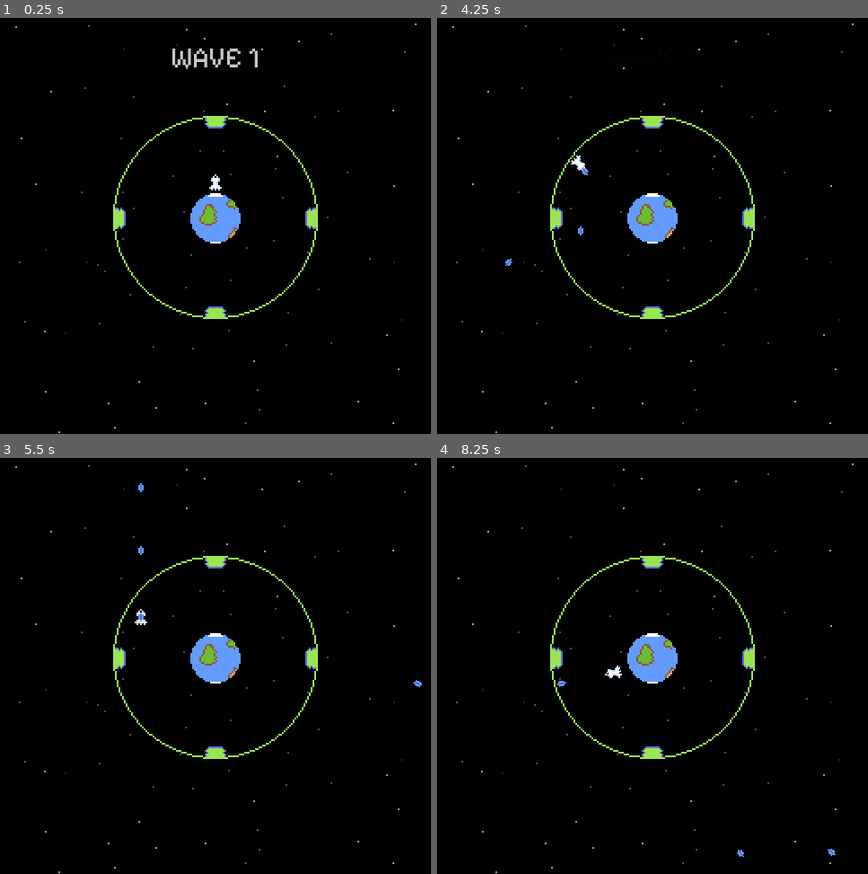
Above: before the commit, frames 1-4 (two rows, left to right).
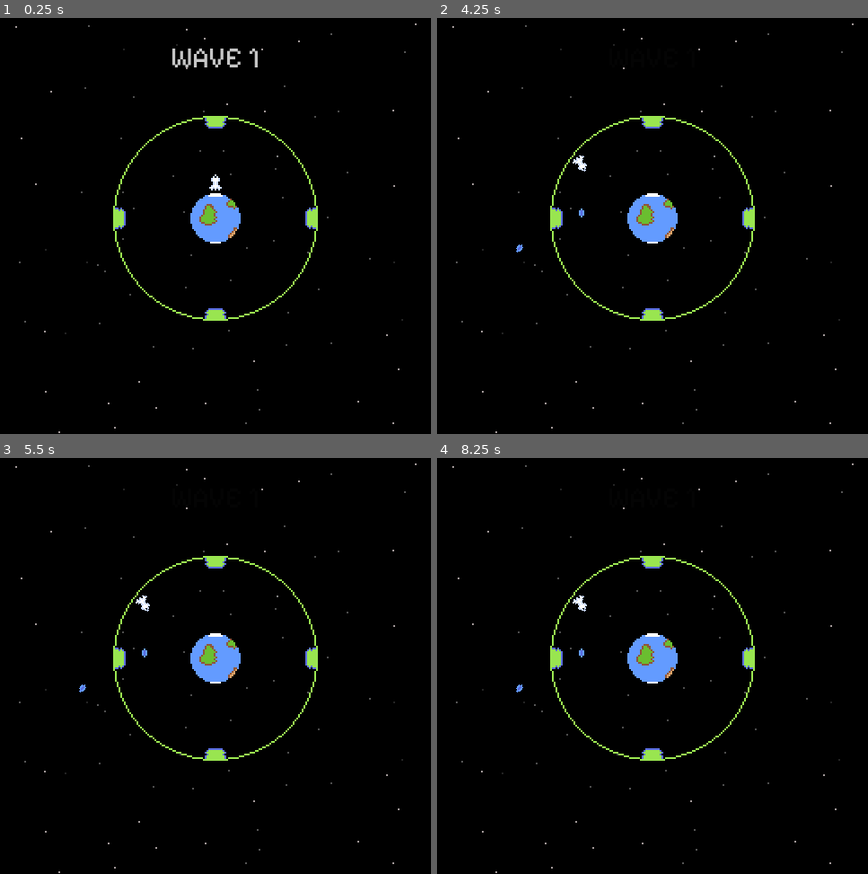
Above: after the commit, the same moments.

Repository: FluffySpectre/ld54
Game: Godot game, scene res://main.tscn
Same seed, same stepped clock (60 frames per second), same inputs: the game is played once before the commit and once after it.
Inputs:
- Up to frame 1 (0.25 s): no input
- Up to frame 2 (4.25 s): hold D (right) 0.53-1.28 s; hold Space (shoot) 0.53-1.28 s; hold S (down) 1.28-2.03 s; tap Space (shoot) at 1.35, 2.85 s; hold D (right) 2.03-2.78 s; hold Space (shoot) 2.03-2.78 s; hold W (up) 2.78-3.53 s; hold A (left) from 3.53 s (still down); hold Space (shoot) from 3.53 s (still down); tap Escape (pause, bound only after the commit) at 4.15 s
- Up to frame 3 (5.5 s): release Space (shoot) at 4.28 s; tap Space (shoot) at 4.35 s; release A (left) at 5.03 s; hold S (down) from 5.03 s (still down); hold Space (shoot) from 5.03 s (still down)
- Up to frame 4 (8.25 s): release S (down) at 5.78 s; release Space (shoot) at 5.78 s; hold D (right) 5.78-6.53 s; tap Space (shoot) at 5.85, 7.35 s; hold W (up) 6.53-7.28 s; hold Space (shoot) 6.53-7.28 s; hold D (right) 7.28-8.03 s; hold S (down) from 8.03 s (still down); hold Space (shoot) from 8.03 s (still down)

The runs differ from the first frame. In frame 1, 0.4% of the frame differs, in the area x 26-74%, y 39-73%; in frame 2, 0.6%; in frame 3, 0.7%; in frame 4, 0.7%, in the area x 18-93%, y 33-96%.

Commit message:
Added sfx

Diff:
--- /dev/null
+++ b/LD54/enemies/enemyship-explosion.tscn
@@ -0,0 +1,28 @@
+[gd_scene load_steps=7 format=3 uid="uid://bld3j7dxw74ck"]
+
+[ext_resource type="Texture2D" uid="uid://1v48a57sojqq" path="res://sprites/enemyship-explosion.png" id="1_0dln8"]
+[ext_resource type="Script" path="res://scripts/SimpleAnimatedSprite.gd" id="1_balr3"]
+[ext_resource type="Script" path="res://scripts/SoundPlayer.gd" id="3_ngwq6"]
+[ext_resource type="AudioStream" uid="uid://b4vu7r8sg067h" path="res://sound/explosion-2.wav" id="4_ls6rq"]
+[ext_resource type="AudioStream" uid="uid://bfkkwem8ea4lv" path="res://sound/explosion-3.wav" id="5_us5qu"]
+[ext_resource type="AudioStream" uid="uid://bbi2jfel1oixh" path="res://sound/explosion-4.wav" id="6_vslyb"]
+
+[node name="enemyship-explosion" type="Node2D"]
+
+[node name="Sprite2D" type="Sprite2D" parent="."]
+position = Vector2(-0.98, -0.5)
+rotation = 1.5708
+texture = ExtResource("1_0dln8")
+hframes = 5
+script = ExtResource("1_balr3")
+fps = 5.0
+one_shoot = true
+one_shot_destroy_after = true
+
+[node name="SoundPlayer" type="Node" parent="."]
+script = ExtResource("3_ngwq6")
+sounds = Array[AudioStream]([ExtResource("4_ls6rq"), ExtResource("5_us5qu"), ExtResource("6_vslyb")])
+autoplay = true
+randomize_pitch = true
+min_pitch_offset = -0.5
+max_pitch_offset = 0.5
--- a/LD54/enemies/enemyship.tscn
+++ b/LD54/enemies/enemyship.tscn
@@ -8,6 +8,9 @@
 [ext_resource type="PackedScene" uid="uid://c8qjc451cccjh" path="res://projectiles/laserbolt-enemy.tscn" id="6_lhety"]
 [ext_resource type="Script" path="res://scripts/Health.gd" id="7_odcht"]
 [ext_resource type="Script" path="res://scripts/DestroyIfGetsOffscreen.gd" id="8_l85ak"]
+[ext_resource type="PackedScene" uid="uid://bld3j7dxw74ck" path="res://enemies/enemyship-explosion.tscn" id="8_xpw1n"]
+[ext_resource type="Script" path="res://scripts/SoundPlayer.gd" id="10_hk18j"]
+[ext_resource type="AudioStream" uid="uid://dyp3ssbbgdqhx" path="res://sound/hitHurt.wav" id="11_mti36"]
 
 [sub_resource type="CircleShape2D" id="CircleShape2D_u772t"]
 radius = 10.8696
@@ -44,6 +47,14 @@
 [node name="Health" type="Node" parent="."]
 script = ExtResource("7_odcht")
 max_health = 20.0
+explosion_scene = ExtResource("8_xpw1n")
 
 [node name="DestroyIfGetsOffscreen" type="VisibleOnScreenNotifier2D" parent="."]
 script = ExtResource("8_l85ak")
+
+[node name="SoundPlayer" type="Node" parent="."]
+script = ExtResource("10_hk18j")
+sounds = Array[AudioStream]([ExtResource("11_mti36")])
+randomize_pitch = true
+min_pitch_offset = -0.25
+max_pitch_offset = 0.25
--- a/LD54/main.tscn
+++ b/LD54/main.tscn
@@ -19,11 +19,13 @@
 [ext_resource type="PackedScene" uid="uid://bnhfqmcog82xd" path="res://game/wave_spawner_vertical.tscn" id="12_ypj4n"]
 [ext_resource type="Script" path="res://scripts/UIController.gd" id="13_b5jew"]
 [ext_resource type="FontFile" uid="uid://c1it7gg0i1g37" path="res://ui/PixelifySans-VariableFont_wght.ttf" id="13_pciup"]
+[ext_resource type="Script" path="res://scripts/SoundPlayer.gd" id="13_vjbmw"]
 [ext_resource type="Script" path="res://scripts/UIFadingCanvasItem.gd" id="14_7myug"]
+[ext_resource type="AudioStream" uid="uid://bos86nsnpnpsn" path="res://sound/powerUp-2.wav" id="14_acyah"]
 [ext_resource type="Texture2D" uid="uid://yupktqtxh1w" path="res://sprites/fix_marker.png" id="18_olrd0"]
-
-[sub_resource type="CircleShape2D" id="CircleShape2D_l7r4u"]
-radius = 114.0
+[ext_resource type="AudioStream" uid="uid://bu5ogyxs7flkb" path="res://sound/laserShoot-2.wav" id="21_yea25"]
+[ext_resource type="Script" path="res://scripts/PauseGame.gd" id="22_1ii6e"]
+[ext_resource type="Script" path="res://scripts/SoundManager.gd" id="23_pfv2f"]
 
 [sub_resource type="CircleShape2D" id="CircleShape2D_255gd"]
 radius = 9.62963
@@ -48,32 +50,62 @@
 hframes = 2
 frame = 1
 
-[node name="Sprite2D_Ring_North" type="Sprite2D" parent="."]
+[node name="ShieldRings" type="Node2D" parent="."]
+
+[node name="RingNorth" type="StaticBody2D" parent="ShieldRings"]
+collision_priority = 100.0
+
+[node name="CollisionPolygon2D" type="CollisionPolygon2D" parent="ShieldRings/RingNorth"]
+position = Vector2(-83, -93)
+scale = Vector2(7.44095, 4.41061)
+polygon = PackedVector2Array(8.06349, -3.40089, 4.97249, -1.58708, 2.55344, 0.906906, 0.80635, 3.62762, 0.268784, 2.72071, 2.15026, 0, 3.76296, -1.58708, 5.64444, -3.17417, 7.79471, -4.3078, 9.40741, -4.98797, 13.3048, -4.76125, 15.455, -4.08107, 17.3365, -2.94744, 18.8148, -1.36036, 20.4275, 0.226727, 22.1746, 2.94744, 21.5026, 3.17417, 19.218, 0, 17.4709, -1.58708, 14.1111, -3.40089)
+
+[node name="Sprite2D" type="Sprite2D" parent="ShieldRings/RingNorth"]
 texture = ExtResource("2_e4oh0")
 hframes = 4
 frame = 3
 
-[node name="Sprite2D_Ring_East" type="Sprite2D" parent="."]
+[node name="RingEast" type="StaticBody2D" parent="ShieldRings"]
+rotation = 1.5708
+collision_priority = 100.0
+
+[node name="CollisionPolygon2D" type="CollisionPolygon2D" parent="ShieldRings/RingEast"]
+position = Vector2(-83, -93)
+scale = Vector2(7.44095, 4.41061)
+polygon = PackedVector2Array(8.06349, -3.40089, 4.97249, -1.58708, 2.55344, 0.906906, 0.80635, 3.62762, 0.268784, 2.72071, 2.15026, 0, 3.76296, -1.58708, 5.64444, -3.17417, 7.79471, -4.3078, 9.40741, -4.98797, 13.3048, -4.76125, 15.455, -4.08107, 17.3365, -2.94744, 18.8148, -1.36036, 20.4275, 0.226727, 22.1746, 2.94744, 21.5026, 3.17417, 19.218, 0, 17.4709, -1.58708, 14.1111, -3.40089)
+
+[node name="Sprite2D" type="Sprite2D" parent="ShieldRings/RingEast"]
 texture = ExtResource("2_e4oh0")
 hframes = 4
-
-[node name="Sprite2D_Ring_South" type="Sprite2D" parent="."]
+frame = 3
+
+[node name="RingSouth" type="StaticBody2D" parent="ShieldRings"]
+rotation = 3.14159
+collision_priority = 100.0
+
+[node name="CollisionPolygon2D" type="CollisionPolygon2D" parent="ShieldRings/RingSouth"]
+position = Vector2(-83, -93)
+scale = Vector2(7.44095, 4.41061)
+polygon = PackedVector2Array(8.06349, -3.40089, 4.97249, -1.58708, 2.55344, 0.906906, 0.80635, 3.62762, 0.268784, 2.72071, 2.15026, 0, 3.76296, -1.58708, 5.64444, -3.17417, 7.79471, -4.3078, 9.40741, -4.98797, 13.3048, -4.76125, 15.455, -4.08107, 17.3365, -2.94744, 18.8148, -1.36036, 20.4275, 0.226727, 22.1746, 2.94744, 21.5026, 3.17417, 19.218, 0, 17.4709, -1.58708, 14.1111, -3.40089)
+
+[node name="Sprite2D" type="Sprite2D" parent="ShieldRings/RingSouth"]
 texture = ExtResource("2_e4oh0")
 hframes = 4
-frame = 1
-
-[node name="Sprite2D_Ring_West" type="Sprite2D" parent="."]
+frame = 3
+
+[node name="RingWest" type="StaticBody2D" parent="ShieldRings"]
+rotation = 4.71239
+collision_priority = 100.0
+
+[node name="CollisionPolygon2D" type="CollisionPolygon2D" parent="ShieldRings/RingWest"]
+position = Vector2(-83, -93)
+scale = Vector2(7.44095, 4.41061)
+polygon = PackedVector2Array(8.06349, -3.40089, 4.97249, -1.58708, 2.55344, 0.906906, 0.80635, 3.62762, 0.268784, 2.72071, 2.15026, 0, 3.76296, -1.58708, 5.64444, -3.17417, 7.79471, -4.3078, 9.40741, -4.98797, 13.3048, -4.76125, 15.455, -4.08107, 17.3365, -2.94744, 18.8148, -1.36036, 20.4275, 0.226727, 22.1746, 2.94744, 21.5026, 3.17417, 19.218, 0, 17.4709, -1.58708, 14.1111, -3.40089)
+
+[node name="Sprite2D" type="Sprite2D" parent="ShieldRings/RingWest"]
 texture = ExtResource("2_e4oh0")
 hframes = 4
-frame = 2
-
-[node name="RingCollider" type="StaticBody2D" parent="."]
-collision_layer = 2
-collision_mask = 2
-collision_priority = 100.0
-
-[node name="CollisionShape2D" type="CollisionShape2D" parent="RingCollider"]
-shape = SubResource("CircleShape2D_l7r4u")
+frame = 3
 
 [node name="Earth" type="StaticBody2D" parent="."]
 collision_layer = 513
@@ -97,14 +129,15 @@
 
 [node name="ShieldGenerators" type="Node2D" parent="."]
 
-[node name="GeneratorNorth" type="RigidBody2D" parent="ShieldGenerators" node_paths=PackedStringArray("ring_sprite")]
+[node name="GeneratorNorth" type="RigidBody2D" parent="ShieldGenerators" node_paths=PackedStringArray("ring_sprite", "ring_collider")]
 position = Vector2(0, -107)
 collision_layer = 7
 collision_mask = 7
 freeze = true
 script = ExtResource("9_ynxr8")
-ring_sprite = NodePath("../../Sprite2D_Ring_North")
-fix_speed = 4.0
+ring_sprite = NodePath("../../ShieldRings/RingNorth/Sprite2D")
+ring_collider = NodePath("../../ShieldRings/RingNorth/CollisionPolygon2D")
+fix_speed = 8.0
 
 [node name="CollisionShape2D" type="CollisionShape2D" parent="ShieldGenerators/GeneratorNorth"]
 shape = SubResource("RectangleShape2D_mnmaa")
@@ -149,15 +182,20 @@
 texture = ExtResource("12_aioo0")
 offset = Vector2(8, 0)
 
-[node name="GeneratorEast" type="RigidBody2D" parent="ShieldGenerators" node_paths=PackedStringArray("ring_sprite")]
+[node name="SoundPlayer" type="Node" parent="ShieldGenerators/GeneratorNorth"]
+script = ExtResource("13_vjbmw")
+sounds = Array[AudioStream]([ExtResource("14_acyah")])
+
+[node name="GeneratorEast" type="RigidBody2D" parent="ShieldGenerators" node_paths=PackedStringArray("ring_sprite", "ring_collider")]
 position = Vector2(107, 0)
 rotation = 1.5708
 collision_layer = 7
 collision_mask = 7
 freeze = true
 script = ExtResource("9_ynxr8")
-ring_sprite = NodePath("../../Sprite2D_Ring_East")
-fix_speed = 4.0
+ring_sprite = NodePath("../../ShieldRings/RingEast/Sprite2D")
+ring_collider = NodePath("../../ShieldRings/RingEast/CollisionPolygon2D")
+fix_speed = 8.0
 
 [node name="CollisionShape2D" type="CollisionShape2D" parent="ShieldGenerators/GeneratorEast"]
 position = Vector2(0, 1)
@@ -206,14 +244,19 @@
 texture = ExtResource("12_aioo0")
 offset = Vector2(8, -1.03142)
 
-[node name="GeneratorSouth" type="RigidBody2D" parent="ShieldGenerators" node_paths=PackedStringArray("ring_sprite")]
+[node name="SoundPlayer" type="Node" parent="ShieldGenerators/GeneratorEast"]
+script = ExtResource("13_vjbmw")
+sounds = Array[AudioStream]([ExtResource("14_acyah")])
+
+[node name="GeneratorSouth" type="RigidBody2D" parent="ShieldGenerators" node_paths=PackedStringArray("ring_sprite", "ring_collider")]
 position = Vector2(0, 103)
 collision_layer = 7
 collision_mask = 7
 freeze = true
 script = ExtResource("9_ynxr8")
-ring_sprite = NodePath("../../Sprite2D_Ring_South")
-fix_speed = 4.0
+ring_sprite = NodePath("../../ShieldRings/RingSouth/Sprite2D")
+ring_collider = NodePath("../../ShieldRings/RingSouth/CollisionPolygon2D")
+fix_speed = 8.0
 
 [node name="CollisionShape2D" type="CollisionShape2D" parent="ShieldGenerators/GeneratorSouth"]
 position = Vector2(0, 1)
@@ -259,15 +302,20 @@
 texture = ExtResource("12_aioo0")
 offset = Vector2(8, 0)
 
-[node name="GeneratorWest" type="RigidBody2D" parent="ShieldGenerators" node_paths=PackedStringArray("ring_sprite")]
+[node name="SoundPlayer" type="Node" parent="ShieldGenerators/GeneratorSouth"]
+script = ExtResource("13_vjbmw")
+sounds = Array[AudioStream]([ExtResource("14_acyah")])
+
+[node name="GeneratorWest" type="RigidBody2D" parent="ShieldGenerators" node_paths=PackedStringArray("ring_sprite", "ring_collider")]
 position = Vector2(-105, 0)
 rotation = 1.5708
 collision_layer = 7
 collision_mask = 7
 freeze = true
 script = ExtResource("9_ynxr8")
-ring_sprite = NodePath("../../Sprite2D_Ring_West")
-fix_speed = 4.0
+ring_sprite = NodePath("../../ShieldRings/RingWest/Sprite2D")
+ring_collider = NodePath("../../ShieldRings/RingWest/CollisionPolygon2D")
+fix_speed = 8.0
 
 [node name="CollisionShape2D" type="CollisionShape2D" parent="ShieldGenerators/GeneratorWest"]
 position = Vector2(0, 1)
@@ -316,6 +364,10 @@
 texture = ExtResource("12_aioo0")
 offset = Vector2(8, 0)
 
+[node name="SoundPlayer" type="Node" parent="ShieldGenerators/GeneratorWest"]
+script = ExtResource("13_vjbmw")
+sounds = Array[AudioStream]([ExtResource("14_acyah")])
+
 [node name="WaveSpawners" type="Node2D" parent="."]
 
 [node name="WaveSpawner1" parent="WaveSpawners" instance=ExtResource("11_ub5m3")]
@@ -332,8 +384,8 @@
 
 [node name="Player" type="CharacterBody2D" parent="."]
 position = Vector2(0, -40)
-collision_layer = 2304
-collision_mask = 2560
+collision_layer = 2305
+collision_mask = 2561
 script = ExtResource("3_fi87p")
 move_speed = 200.0
 
@@ -348,6 +400,12 @@
 script = ExtResource("5_sdv1g")
 projectile_scene = ExtResource("6_asu0g")
 parentBody = NodePath("..")
+
+[node name="SoundPlayer" type="Node" parent="Player"]
+script = ExtResource("13_vjbmw")
+sounds = Array[AudioStream]([ExtResource("21_yea25")])
+min_pitch_offset = -0.25
+max_pitch_offset = -0.25
 
 [node name="UICanvas" type="CanvasLayer" parent="."]
 follow_viewport_enabled = true
@@ -390,4 +448,10 @@
 
 [node name="Camera2D" type="Camera2D" parent="."]
 
+[node name="PauseGame" type="Node" parent="."]
+script = ExtResource("22_1ii6e")
+
+[node name="SoundManager" type="Node" parent="."]
+script = ExtResource("23_pfv2f")
+
 [connection signal="wave_ended" from="." to="UICanvas" method="_on_game_wave_ended"]
--- a/LD54/project.godot
+++ b/LD54/project.godot
@@ -54,6 +54,11 @@
 "events": [Object(InputEventKey,"resource_local_to_scene":false,"resource_name":"","device":-1,"window_id":0,"alt_pressed":false,"shift_pressed":false,"ctrl_pressed":false,"meta_pressed":false,"pressed":false,"keycode":0,"physical_keycode":32,"key_label":0,"unicode":32,"echo":false,"script":null)
 ]
 }
+pause={
+"deadzone": 0.5,
+"events": [Object(InputEventKey,"resource_local_to_scene":false,"resource_name":"","device":-1,"window_id":0,"alt_pressed":false,"shift_pressed":false,"ctrl_pressed":false,"meta_pressed":false,"pressed":false,"keycode":0,"physical_keycode":4194305,"key_label":0,"unicode":0,"echo":false,"script":null)
+]
+}
 
 [rendering]
 
--- a/LD54/projectiles/laserbolt-enemy.tscn
+++ b/LD54/projectiles/laserbolt-enemy.tscn
@@ -11,6 +11,7 @@
 collision_layer = 2
 collision_mask = 516
 script = ExtResource("1_u1d0f")
+damage = 1.0
 visible_notifier = NodePath("VisibleOnScreenNotifier2D")
 
 [node name="CollisionShape2D" type="CollisionShape2D" parent="."]
--- a/LD54/scripts/Enemyship.gd
+++ b/LD54/scripts/Enemyship.gd
@@ -2,11 +2,15 @@
 
 @export var stopping_distance = 50
 
-@onready var target_selector: TargetSelector = get_node("TargetSelector")
-@onready var space_movement: SpaceMovement = get_node("SpaceMovement")
+@onready var target_selector: TargetSelector = $TargetSelector
+@onready var space_movement: SpaceMovement = $SpaceMovement
+@onready var health: Health = $Health
+@onready var damage_sound_player: SoundPlayer = $SoundPlayer
 
 func _ready():
 	add_to_group("enemies")
+
+	health.got_damaged.connect(on_got_damaged)
 
 func _process(_delta):
 	# retrieve the closest target from the target selector
@@ -23,3 +27,6 @@
 			space_movement.direction = closest_direction_norm
 		else:
 			space_movement.direction = Vector2.ZERO
+
+func on_got_damaged():
+	damage_sound_player.play_sound()
--- a/LD54/scripts/Generator.gd
+++ b/LD54/scripts/Generator.gd
@@ -1,6 +1,7 @@
 class_name Generator extends RigidBody2D
 
 @export var ring_sprite: Sprite2D
+@export var ring_collider: CollisionPolygon2D
 @export var ring_colors = [Color(235.0 / 255.0, 25.0 / 255.0, 25.0 / 255.0), Color(251.0 / 255.0, 242.0 / 255.0, 54.0 / 255.0), Color(153.0 / 255.0, 229.0 / 255.0, 80.0 / 255.0)]
 @export var fix_speed = 2.0
 @export var critical_health_percent = 0.2
@@ -16,6 +17,7 @@
 @onready var fix_marker: Sprite2D = $FixMarker
 @onready var fix_bar: Sprite2D = $FixBar
 @onready var fix_bar_bar: Sprite2D = $FixBar/Bar
+@onready var sound_player: SoundPlayer = $SoundPlayer
 
 func _ready():
 	fix_area.body_entered.connect(_on_fixarea_body_entered)
@@ -30,8 +32,11 @@
 			flicker_ring(delta)
 		else:
 			ring_alpha = 1.0
+
+		ring_collider.disabled = false
 	else:
 		ring_sprite.modulate = Color("#333333")
+		ring_collider.disabled = true
 
 	# fixing
 	fix_bar.visible = false
@@ -72,10 +77,14 @@
 	fix_marker.visible = false
 
 func do_fix(delta):
+	if (health.health == health.max_health):
+		return
+
 	health.health += fix_speed * delta
 	health.is_dead = false
-	if (health.health > health.max_health):
+	if (health.health >= health.max_health):
 		health.health = health.max_health
+		sound_player.play_sound()
 
 	fix_bar.visible = true
 	fix_bar_bar.scale.x = health.health / health.max_health
--- a/LD54/scripts/Health.gd
+++ b/LD54/scripts/Health.gd
@@ -1,13 +1,15 @@
 class_name Health extends Node
 
+signal got_damaged
 signal died
 
 @export var max_health: float = 100.0
 @export var explosion_scene: PackedScene
 @export var dont_destroy_on_death: bool = false
 
+var is_dead = false
+
 @onready var health: float = max_health
-var is_dead = false
 
 func take_damage(damage: float):
 	#print(get_parent().name + " took " + str(damage) + " damage (max_health=" + str(max_health) + ")")
@@ -15,17 +17,20 @@
 	health -= damage
 	if health <= 0:
 		health = 0
-		if not is_dead:
-			is_dead = true
-			explode()
-			died.emit()
+
+	got_damaged.emit()
+
+	if health == 0 and not is_dead:
+		is_dead = true
+		explode()
+		died.emit()
 
 func explode():
 	if explosion_scene:
 		var instance = explosion_scene.instantiate()
 		instance.global_position = get_parent().global_position
 		instance.global_rotation = get_parent().global_rotation
-		add_child(instance)
+		get_tree().root.add_child(instance)
 
 	if not dont_destroy_on_death:
 		get_parent().queue_free()
--- /dev/null
+++ b/LD54/scripts/PauseGame.gd
@@ -0,0 +1,8 @@
+class_name PauseGame extends Node
+
+func _ready():
+	process_mode = Node.PROCESS_MODE_ALWAYS
+
+func _process(_delta):
+	if Input.is_action_just_pressed("pause"):
+		get_tree().paused = not get_tree().paused
--- a/LD54/scripts/PlayerShooting.gd
+++ b/LD54/scripts/PlayerShooting.gd
@@ -6,6 +6,8 @@
 
 var cooldown_timer = 0.0
 var shooting_disabled = false
+
+@onready var sound_player: SoundPlayer = get_parent().get_node("SoundPlayer")
 
 func _process(delta):
 	if shooting_disabled:
@@ -19,6 +21,8 @@
 	var instance = projectile_scene.instantiate()
 	instance.global_position = parentBody.global_position
 	instance.global_rotation = parentBody.global_rotation + deg_to_rad(-90)
+	get_tree().root.add_child(instance)
 
-	add_child(instance)
+	sound_player.play_sound()
+
 	cooldown_timer = cooldown
--- a/LD54/scripts/Projectile.gd
+++ b/LD54/scripts/Projectile.gd
@@ -31,6 +31,6 @@
 		var instance = impact_fx.instantiate()
 		instance.global_position = get_parent().global_position
 		instance.global_rotation = get_parent().global_rotation
-		add_child(instance)
+		get_tree().root.add_child(instance)
 
 	queue_free()
--- /dev/null
+++ b/LD54/scripts/QueuedSound.gd
@@ -0,0 +1,4 @@
+class_name QueuedSound extends Object
+
+var sound: AudioStream
+var pitch: float = 1.0
--- a/LD54/scripts/Shooting.gd
+++ b/LD54/scripts/Shooting.gd
@@ -26,4 +26,4 @@
 	var instance = projectile_scene.instantiate()
 	instance.global_position = parentBody.global_position
 	instance.global_rotation = parentBody.global_rotation
-	add_child(instance)
+	get_tree().root.add_child(instance)
--- a/LD54/scripts/SimpleAnimatedSprite.gd
+++ b/LD54/scripts/SimpleAnimatedSprite.gd
@@ -1,8 +1,15 @@
 class_name SimpleAnimatedSprite extends Sprite2D
 
 @export var fps: float = 2.0
+@export var one_shoot = false
+@export var one_shot_destroy_after = false
 
 func _process(_delta):
+	if one_shoot and frame == hframes - 1:
+		if one_shot_destroy_after:
+			get_parent().queue_free()
+		return
+
 	update_frame()
 
 func update_frame():
--- /dev/null
+++ b/LD54/scripts/SoundManager.gd
@@ -0,0 +1,39 @@
+class_name SoundManager extends Node
+
+var num_players = 8
+var bus = "SFX"
+
+var available_stream_player: Array[AudioStreamPlayer] = []
+var queue: Array[QueuedSound] = []
+
+static var instance: SoundManager
+
+func _ready():
+	instance = self
+
+	# pool some audio stream players
+	for i in num_players:
+		var p = AudioStreamPlayer.new()
+		add_child(p)
+		available_stream_player.append(p)
+		p.finished.connect(_on_stream_finished.bind(p))
+		p.bus = bus
+
+func _on_stream_finished(stream):
+	# stream finished, so add it back to the available stream players
+	available_stream_player.append(stream)
+
+func play(sound: AudioStream, pitch: float = 1.0):
+	var qs = QueuedSound.new()
+	qs.sound = sound
+	qs.pitch = pitch
+	queue.append(qs)
+
+func _process(_delta):
+	# play the next sound in the queue, if a stream player is available
+	if not queue.is_empty() and not available_stream_player.is_empty():
+		var qs = queue.pop_front() #load(queue.pop_front())
+		available_stream_player[0].stream = qs.sound
+		available_stream_player[0].pitch_scale = qs.pitch
+		available_stream_player[0].play()
+		available_stream_player.pop_front()
--- /dev/null
+++ b/LD54/scripts/SoundPlayer.gd
@@ -0,0 +1,20 @@
+class_name SoundPlayer extends Node
+
+@export var sounds: Array[AudioStream] = []
+@export var autoplay = false
+@export var randomize_pitch = false
+@export var min_pitch_offset = -0.1
+@export var max_pitch_offset = 0.1
+
+func _ready():
+	if autoplay:
+		play_sound()
+
+func play_sound():
+	if sounds.is_empty():
+		return
+	var sfx = sounds[randi() % sounds.size()]
+	var pitch = 1.0
+	if randomize_pitch:
+		pitch = 1.0 + randf_range(min_pitch_offset, max_pitch_offset)
+	SoundManager.instance.play(sfx, pitch)
Not shown: 1 places in LD54/enemies/enemyship.tscn that only renumber resources
Not shown: 1 places in LD54/main.tscn that only renumber resources
Not shown, added: LD54/sound/explosion-2.wav.import
Not shown, added: LD54/sound/explosion-3.wav.import
Not shown, added: LD54/sound/explosion-4.wav.import
Not shown, added: LD54/sound/explosion.wav.import
Not shown, added: LD54/sound/hitHurt.wav.import
Not shown, added: LD54/sound/laserShoot-2.wav.import
Not shown, added: LD54/sound/laserShoot.wav.import
Not shown, added: LD54/sound/powerUp-2.wav.import
Not shown, added: LD54/sound/powerUp.wav.import
Binary file added: LD54/sprites/enemyship-explosion.aseprite
(and 14 more such lines)
